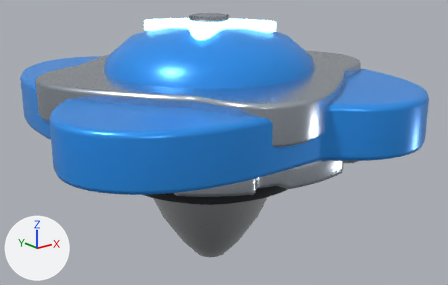
The glTF model public/models/top_1.glb, before and after one commit.
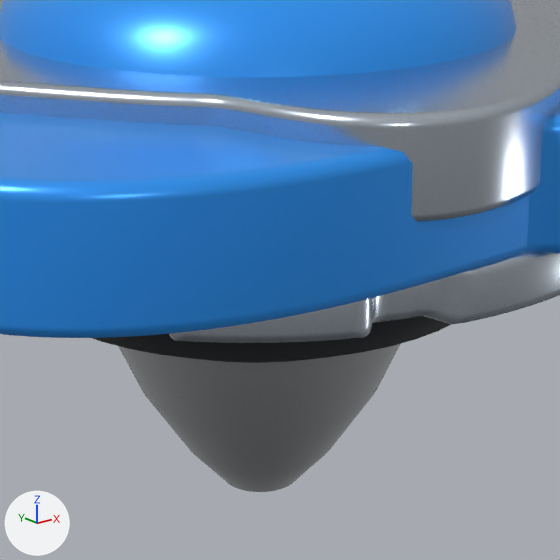
Each version is shown whole from a 50 mm lens placed at (-1.147, -1.504, 0.986), pointed at (0.034, -0.028, 0.395), then close up on the part from 23% to 74% of the width and 20% to 100% of the height. The lights are fixed; the arrows at lower left show +X, +Y and +Z. The older version's two pictures come first. Where no turn or scale is listed for an object, it has been applied to the vertices.

The first close-up shows 'Tidal Blades', 'Tidal Cap', 'Tidal Disc', 'Tidal Driver', 'Tidal Ring', 'Tidal Tip'.
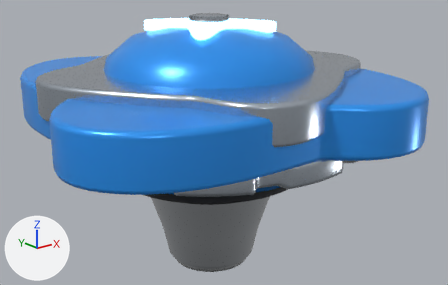
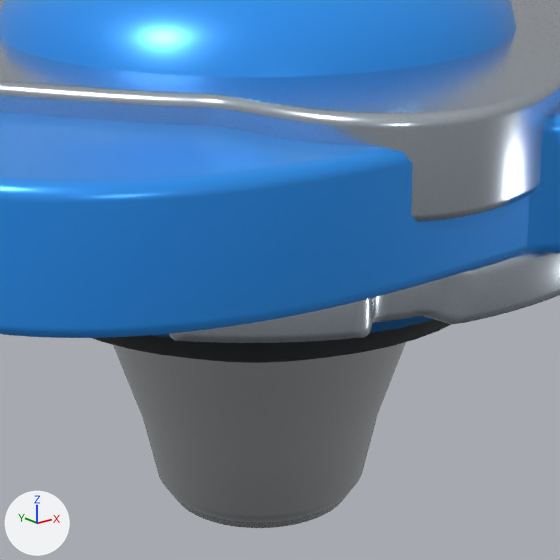
Location of each change, [x1, y1, x2, y2] in pixels of the close-ups (560 x 560 px):
'Tidal Tip', reshaped: before [118, 344, 400, 492]; after [113, 342, 406, 528]
'Tidal Driver Band', added (mostly hidden): after [152, 316, 434, 337]

What the commit changed:
me_tidal_tip_003 has 288 vertices, 480 faces and spans x -0.21..0.21, y -0.21..0.21, z 0.0..0.27.
me_tidal_tip_003 is used by ob_tidal_tip; location (0.0, 0.0, 0.0).
me_tidal_tip_003 part 1: 192 of 288 vertices moved; they spanned x -0.2..0.2, y -0.2..0.2, z 0.015..0.25 and now span x -0.2..0.2, y -0.2..0.2, z 0.0..0.24; mean shift (0.0, 0.0, -0.026); largest move (0.04, 0.03, 0.015) -> (0.095, 0.073, 0.0).
Mesh me_tidal_driver_band_001 is new.
It is a 32-sided cylinder along z spanning x -0.352..0.352, y -0.352..0.352, z -0.015..0.015.
It uses material mat_tidal_paint (blue #2f9dff).
Object 'Tidal Driver Band' (ob_tidal_driver_band) is new; it shows me_tidal_driver_band_001.
Its location is (0.0, 0.0, 0.37).
